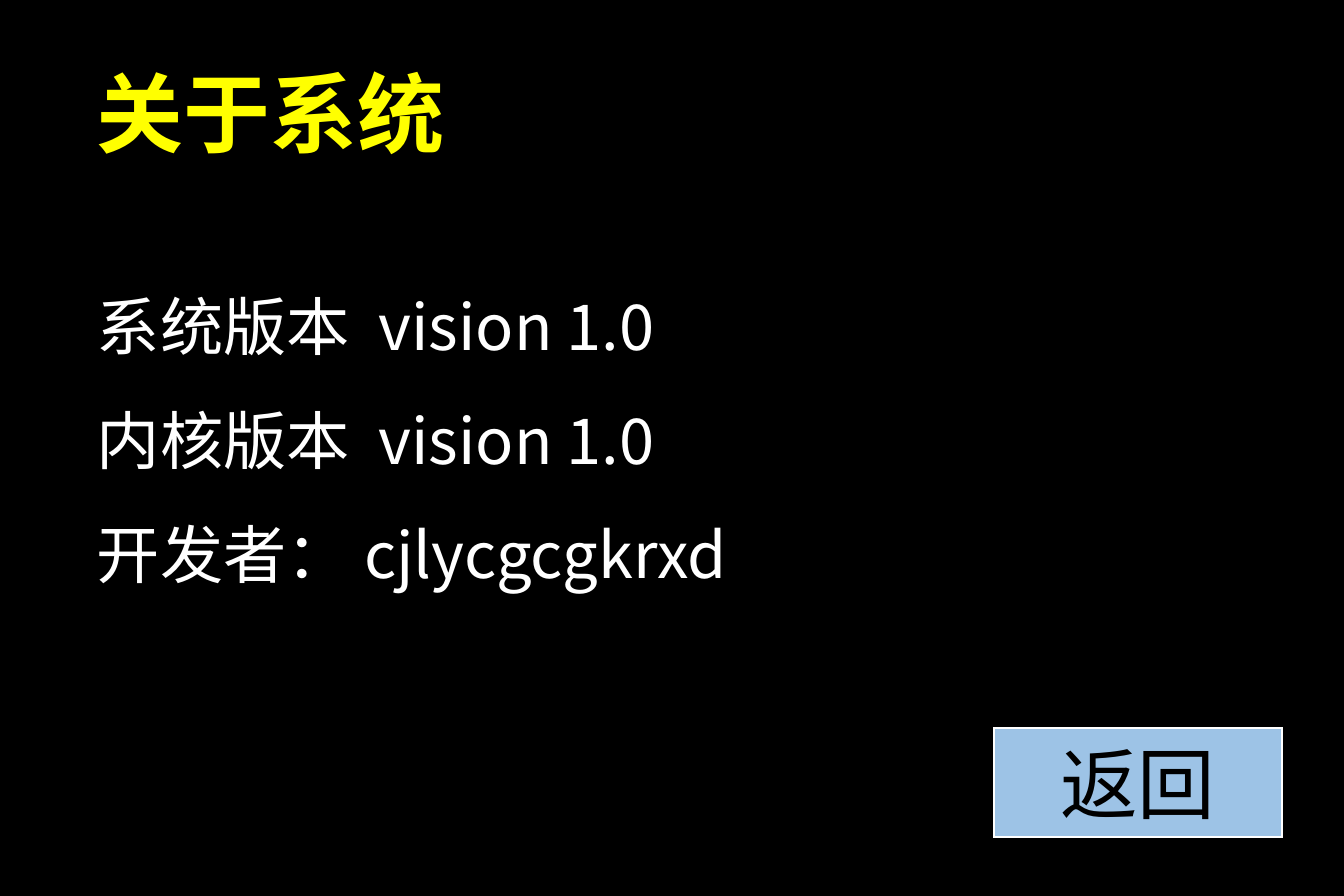
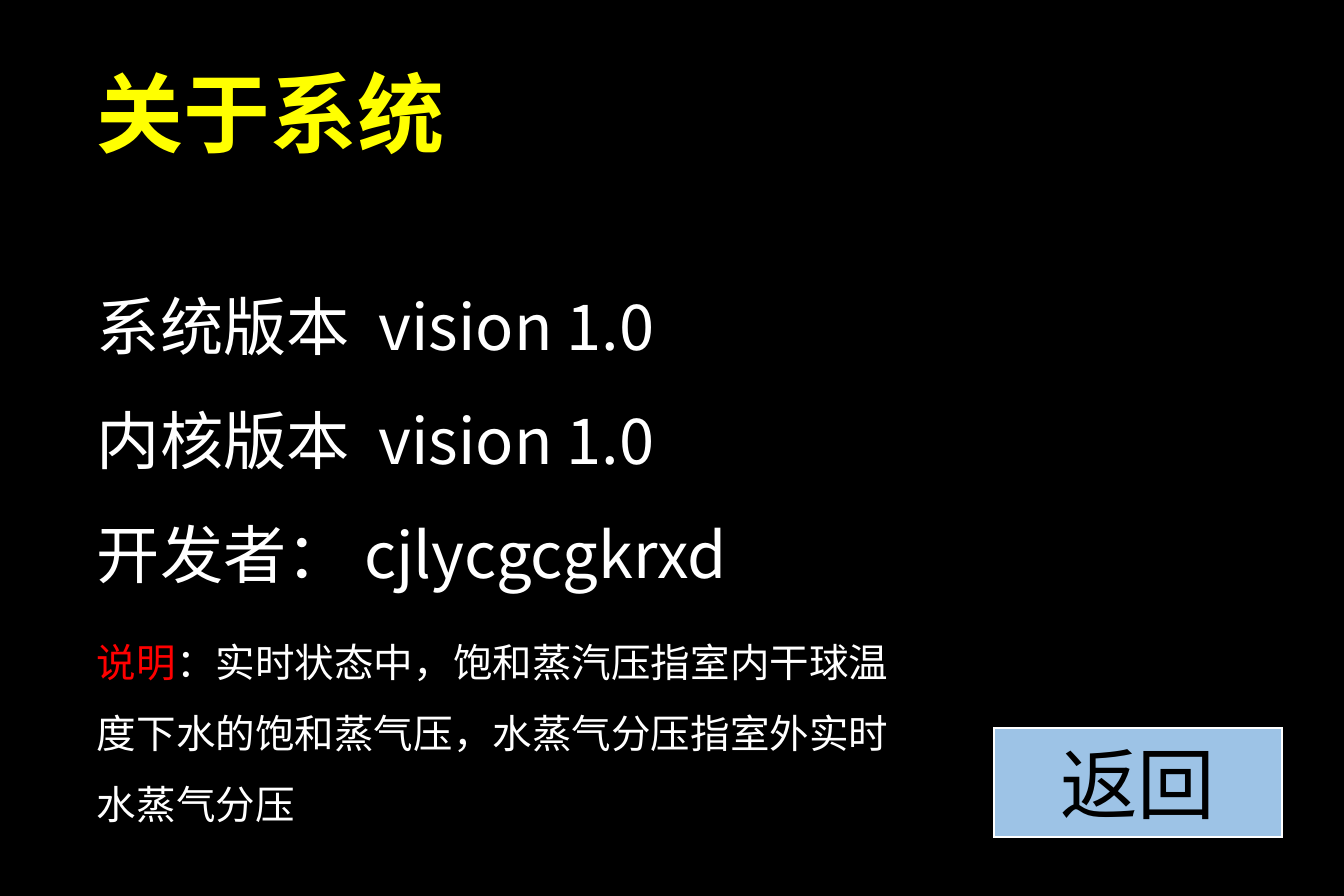
Before and after one commit to Derrick1024/IntelligentWindow, a slide deck: slide 9 of HMI/UI.pptx. Drawn at 1344x896 pixels with LibreOffice and Linux fonts; fonts in the diff are those of the drawing. Boxes give left, top, right and bottom in pixels: in the first picture for what was removed or moved away, otherwise in the second. Text is boxed around its words. In the diff, an @@ line names an element or a change of style, - is before the commit and + after.

```diff
--- a/HMI/UI.pptx
+++ b/HMI/UI.pptx
@@ text added at (97,643,888,823), 20 pt, text #FFFFFF @@
+说明：实时状态中，饱和蒸汽压指室内干球温度下水的饱和蒸气压，水蒸气分压指室外实时水蒸气分压
```
Also in this commit, not shown: 4 other slides changed, 27 other files.
